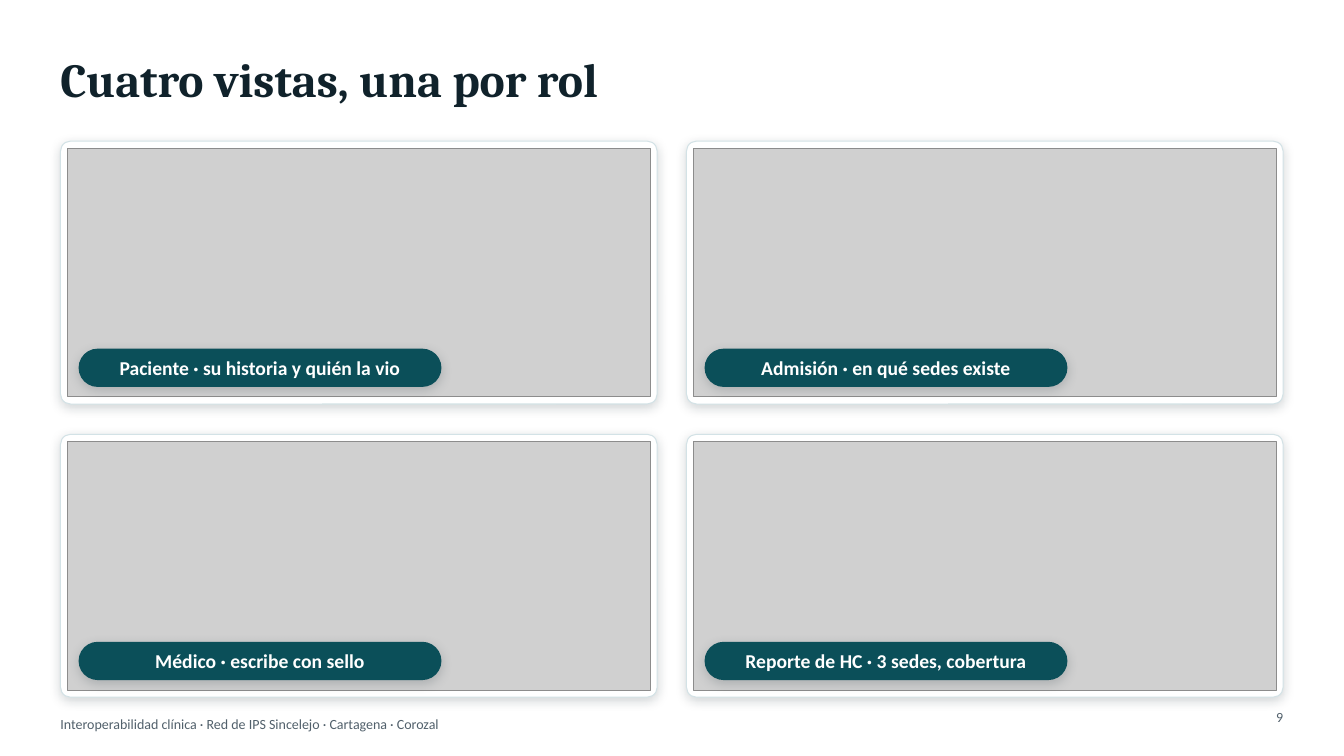
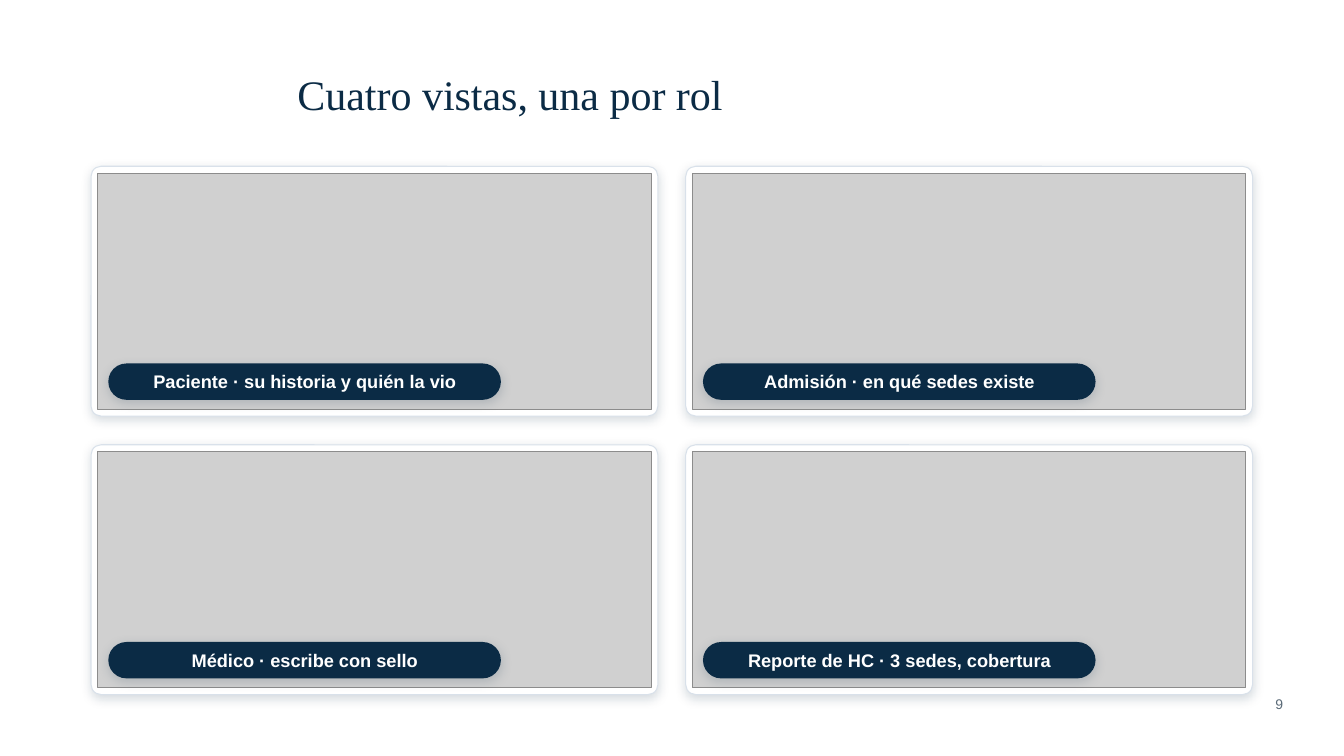
Before and after one commit to jose18000/Parcial-Final-Sistemas-Distribuidos-Plataforma-de-Interoperabilidad-en-Salud, a slide deck: slide 9 of docs/presentacion/Presentacion_Sustentacion.pptx. Drawn at 1344x756 pixels with LibreOffice and Linux fonts; fonts in the diff are those of the drawing; grey boxes stand for pictures; background and template pictures are left out. Boxes give left, top, right and bottom in pixels: in the first picture for what was removed or moved away, otherwise in the second. Text is boxed around its words. In the diff, an @@ line names an element or a change of style, - is before the commit and + after.

```diff
--- a/docs/presentacion/Presentacion_Sustentacion.pptx
+++ b/docs/presentacion/Presentacion_Sustentacion.pptx
@@ title "Cuatro vistas, una por rol": place and size @@
-title "Cuatro vistas, una por rol" at box(60, 64, 598, 107)
+title "Cuatro vistas, una por rol" at box(297, 81, 723, 118)
@@ title "Cuatro vistas, una por rol" at box(297, 81, 723, 118): size 34 to 30 pt, font Cambria to Times New Roman, text colour #10222B to #0B2B45, bold off @@
@@ rounded rectangle: place and size @@
-rounded rectangle at box(60, 141, 657, 404)
+rounded rectangle at box(91, 166, 657, 416)
@@ picture: place and size @@
-picture at box(68, 148, 650, 397)
+picture at box(98, 173, 651, 410)
@@ outline #D3E2E6 0.75 pt to #D9E1EA 0.75 pt; shadow changed; proportions changed in 4 elements at box(91, 445, 657, 695), box(686, 445, 1252, 695), box(91, 166, 657, 416), box(686, 166, 1252, 416) @@
@@ rounded rectangle: place and size @@
-rounded rectangle at box(687, 141, 1284, 404)
+rounded rectangle at box(686, 166, 1252, 416)
@@ picture: place and size @@
-picture at box(694, 148, 1276, 397)
+picture at box(693, 173, 1246, 410)
@@ size 14 to 13 pt, font Calibri to Arial; fill #0B4F59 to #0B2B45; shadow changed in 4 elements at box(703, 642, 1096, 679), box(703, 364, 1096, 400), box(108, 642, 501, 679), box(108, 364, 501, 400) @@
@@ rounded rectangle "Paciente · su historia y ...": place and size @@
-rounded rectangle "Paciente · su historia y ..." at box(79, 349, 442, 387)
+rounded rectangle "Paciente · su historia y ..." at box(108, 364, 501, 400)
@@ rounded rectangle "Admisión · en qué sedes ...": place and size @@
-rounded rectangle "Admisión · en qué sedes ..." at box(705, 349, 1068, 387)
+rounded rectangle "Admisión · en qué sedes ..." at box(703, 364, 1096, 400)
@@ rounded rectangle: place and size @@
-rounded rectangle at box(60, 435, 657, 698)
+rounded rectangle at box(91, 445, 657, 695)
@@ rounded rectangle: place and size @@
-rounded rectangle at box(687, 435, 1284, 698)
+rounded rectangle at box(686, 445, 1252, 695)
@@ picture: place and size @@
-picture at box(68, 442, 650, 691)
+picture at box(98, 452, 651, 689)
@@ picture: place and size @@
-picture at box(694, 442, 1276, 691)
+picture at box(693, 452, 1246, 689)
@@ rounded rectangle "Médico · escribe con sello": place and size @@
-rounded rectangle "Médico · escribe con sello" at box(79, 642, 442, 681)
+rounded rectangle "Médico · escribe con sello" at box(108, 642, 501, 679)
@@ rounded rectangle "Reporte de HC · 3 ...": place and size @@
-rounded rectangle "Reporte de HC · 3 ..." at box(705, 642, 1068, 681)
+rounded rectangle "Reporte de HC · 3 ..." at box(703, 642, 1096, 679)
@@ text removed at box(60, 719, 439, 732) @@
-Interoperabilidad clínica · Red de IPS Sincelejo · Cartagena · Corozal
@@ page number: place and size @@
-page number at box(1276, 713, 1283, 722)
+page number at box(1275, 699, 1283, 709)
@@ page number at box(1275, 699, 1283, 709): font Calibri to Arial, text colour #51606B to #5B6B78 @@
```
Also in this commit, not shown: 13 other slides changed, 1 slide added, 1 slide removed, 5 other files.
